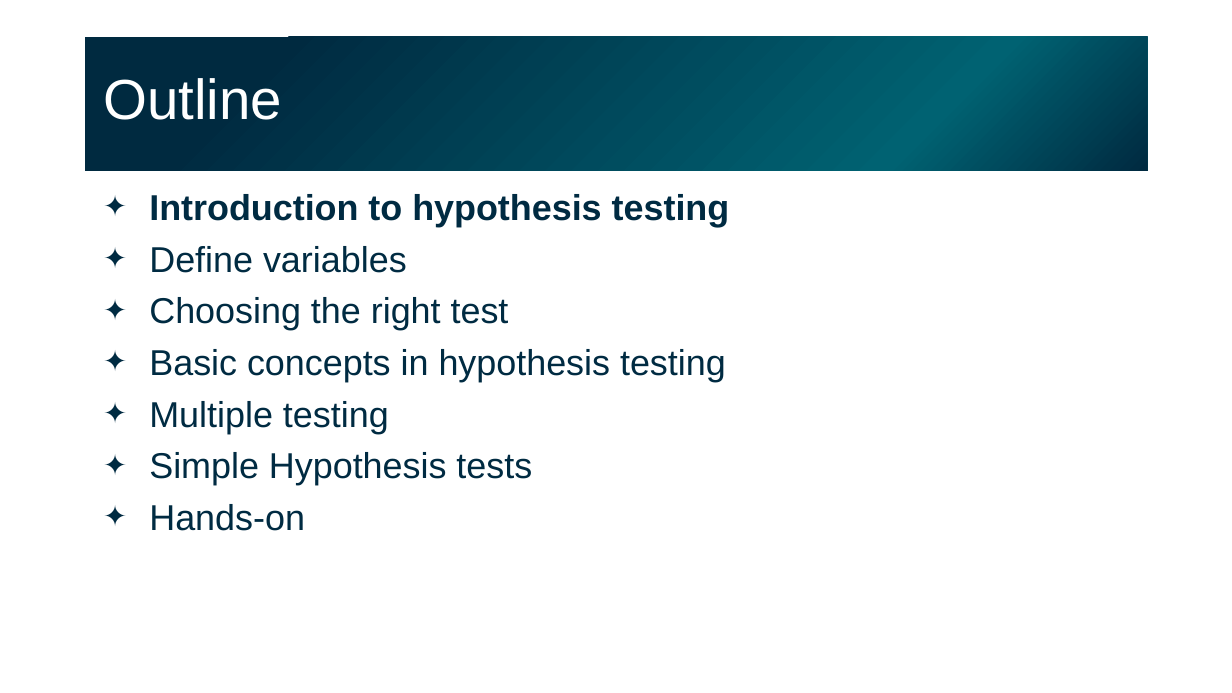
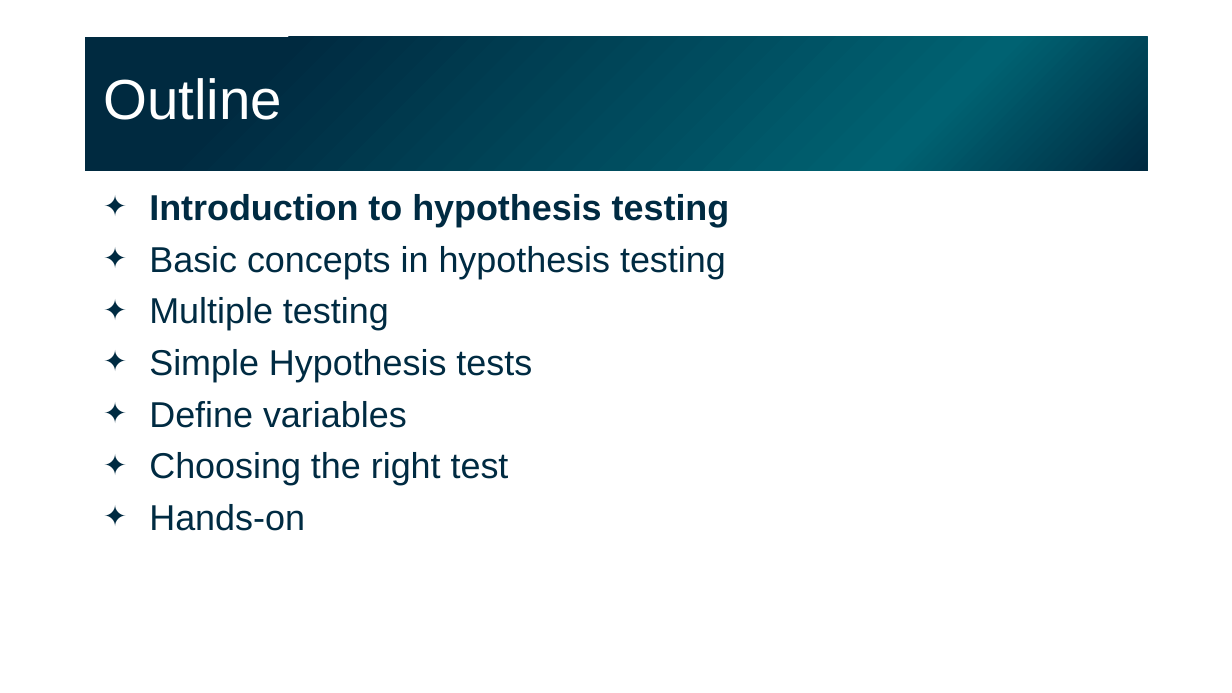
Before and after one commit to gladstone-institutes/Bioinformatics-Workshops, a slide deck: slide 9 of intro-experimental-design-hypothesis-testing/IntroStatsExpDesignHT_011723_day2.pptx. Drawn at 1232x693 pixels with LibreOffice and Linux fonts; fonts in the diff are those of the drawing. Boxes give left, top, right and bottom in pixels: in the first picture for what was removed or moved away, otherwise in the second. Text is boxed around its words. In the diff, an @@ line names an element or a change of style, - is before the commit and + after.

```diff
--- a/intro-experimental-design-hypothesis-testing/IntroStatsExpDesignHT_011723_day2.pptx
+++ b/intro-experimental-design-hypothesis-testing/IntroStatsExpDesignHT_011723_day2.pptx
@@ text at bbox=[149, 246, 509, 330]: paragraphs removed @@
-✦ Define variables
-✦ Choosing the right test
@@ text at bbox=[149, 401, 509, 485]: paragraphs added @@
+✦ Define variables
+✦ Choosing the right test
```
Also in this commit, not shown: 7 other slides changed, 2 slides added, 2 slides removed.
